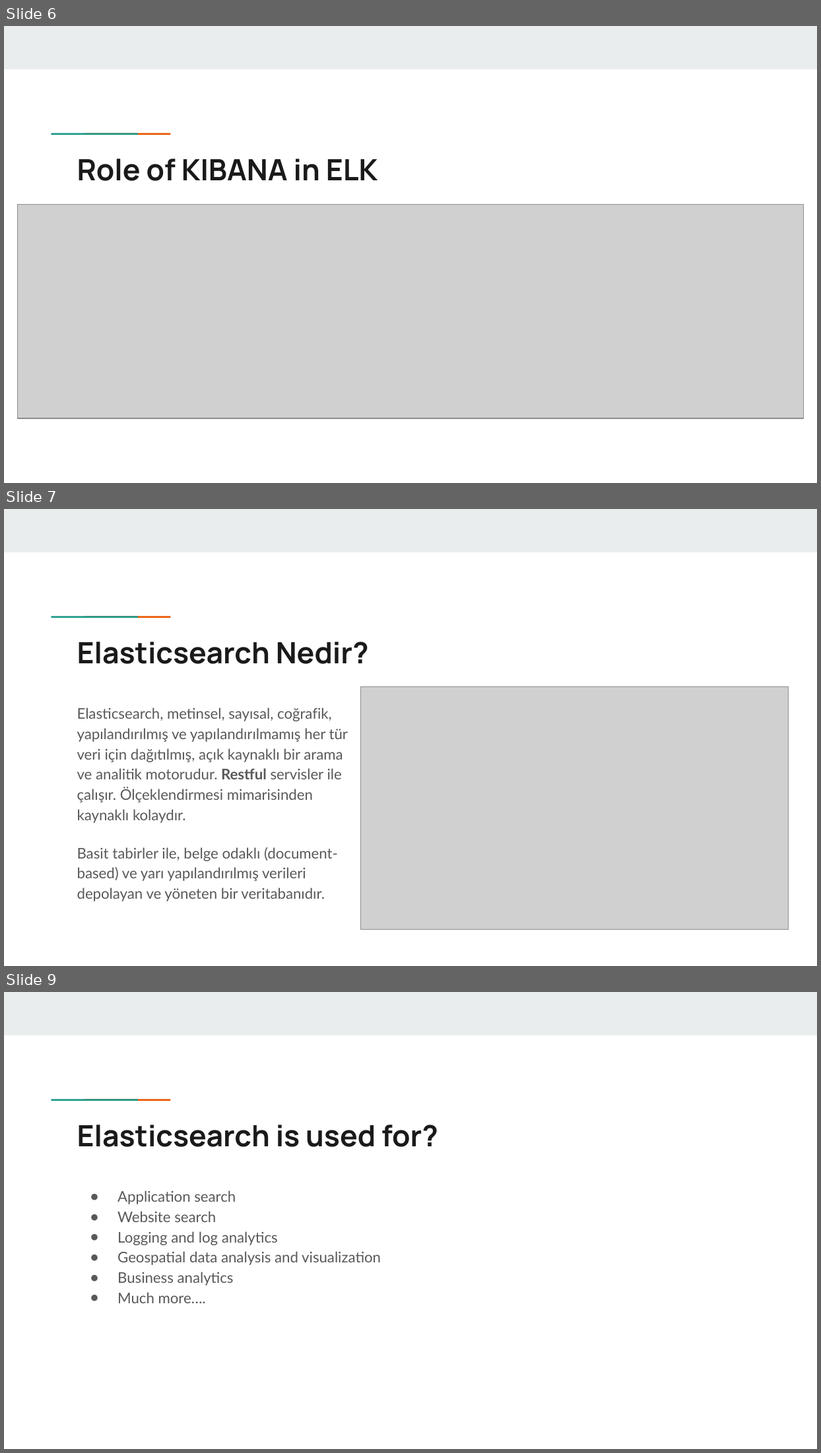
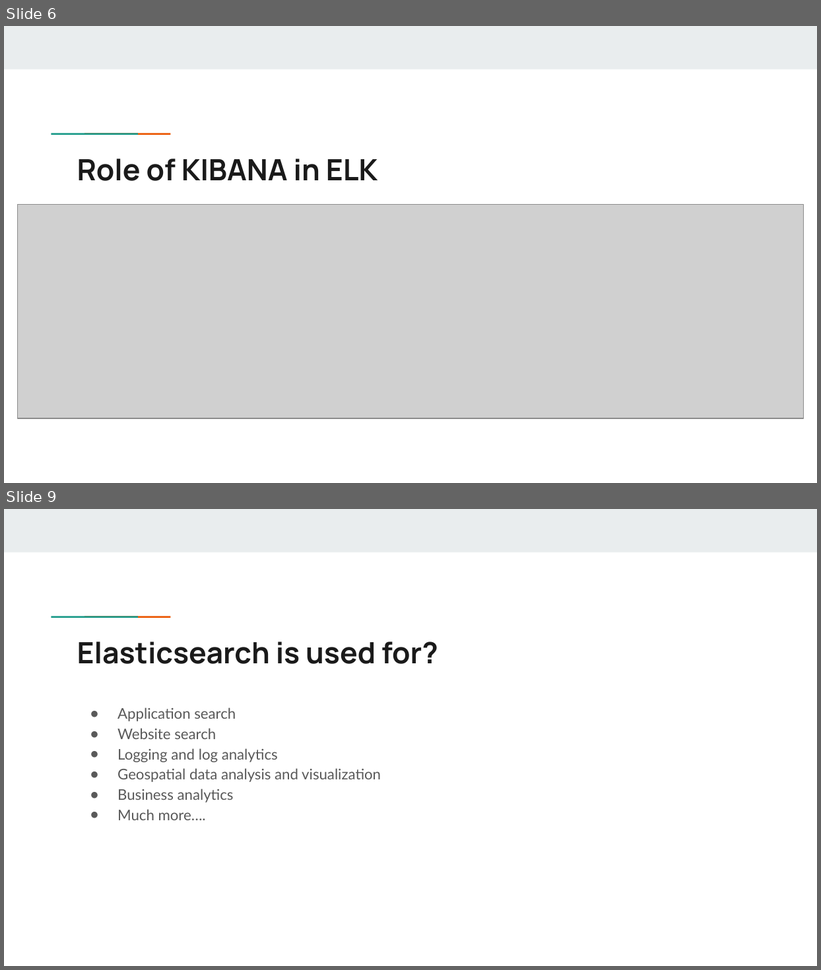
Before and after one commit to muhammedsaidkaya/notes--elk-stack, a slide deck: ELK STACK Sunum.pptx. Shown one above the other, each under a label of ours: slides 6, 7 and 9 before the commit, slides 6 and 9 after it; the slides between them are not shown. The pictures are 821x1453 and 821x970 pixels, drawn with LibreOffice and Linux fonts; fonts in the diff are those of the drawing; grey boxes stand for pictures. Boxes give left, top, right and bottom in pixels: in the first picture for what was removed or moved away, otherwise in the second. Text is boxed around its words. In the diff, an @@ line names an element or a change of style, - is before the commit and + after.

```diff
--- a/ELK STACK Sunum.pptx
+++ b/ELK STACK Sunum.pptx
@@ slide 7 removed at <box>4,509,817,966</box>, background #FFFFFF; not listed: 3 template elements that a slide beside it also shows @@
@@ title removed at <box>77,642,369,664</box> @@
-Elasticsearch Nedir?
@@ picture removed at <box>361,687,789,929</box> @@
@@ text removed at <box>77,708,348,902</box> @@
-Elasticsearch, metinsel, sayısal, coğrafik, yapılandırılmış ve yapılandırılmamış her tür veri için dağıtılmış, açık kaynaklı bir arama ve analitik motorudur. Restful servisler ile çalışır. Ölçeklendirmesi mimarisinden kaynaklı kolaydır.
-Basit tabirler ile, belge odaklı (document-based) ve yarı yapılandırılmış verileri depolayan ve yöneten bir veritabanıdır.
```
Also in this commit, not shown: 1 slide changed, 2 slides added, 1 other slide removed, 1 other file.
